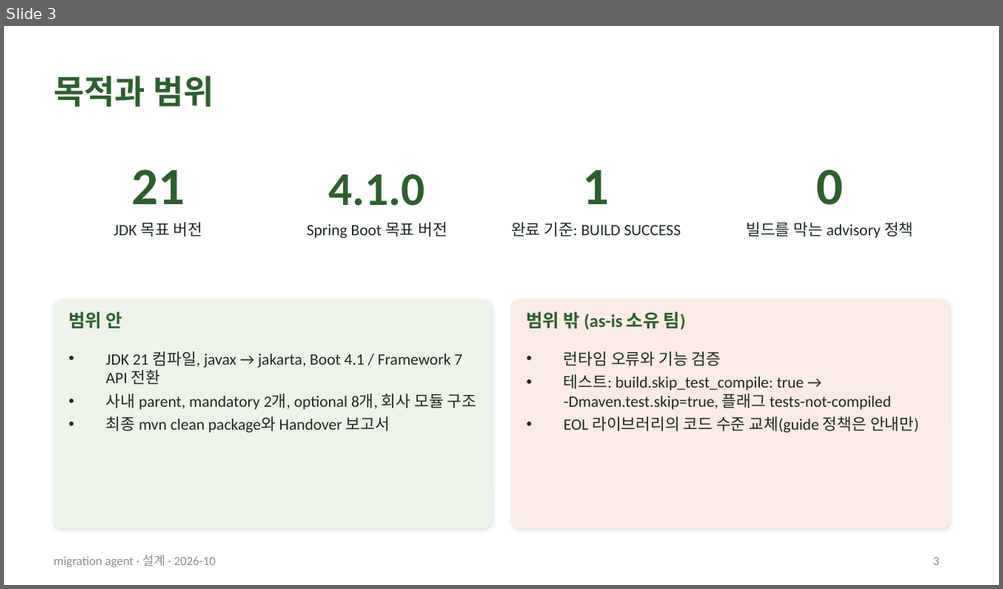
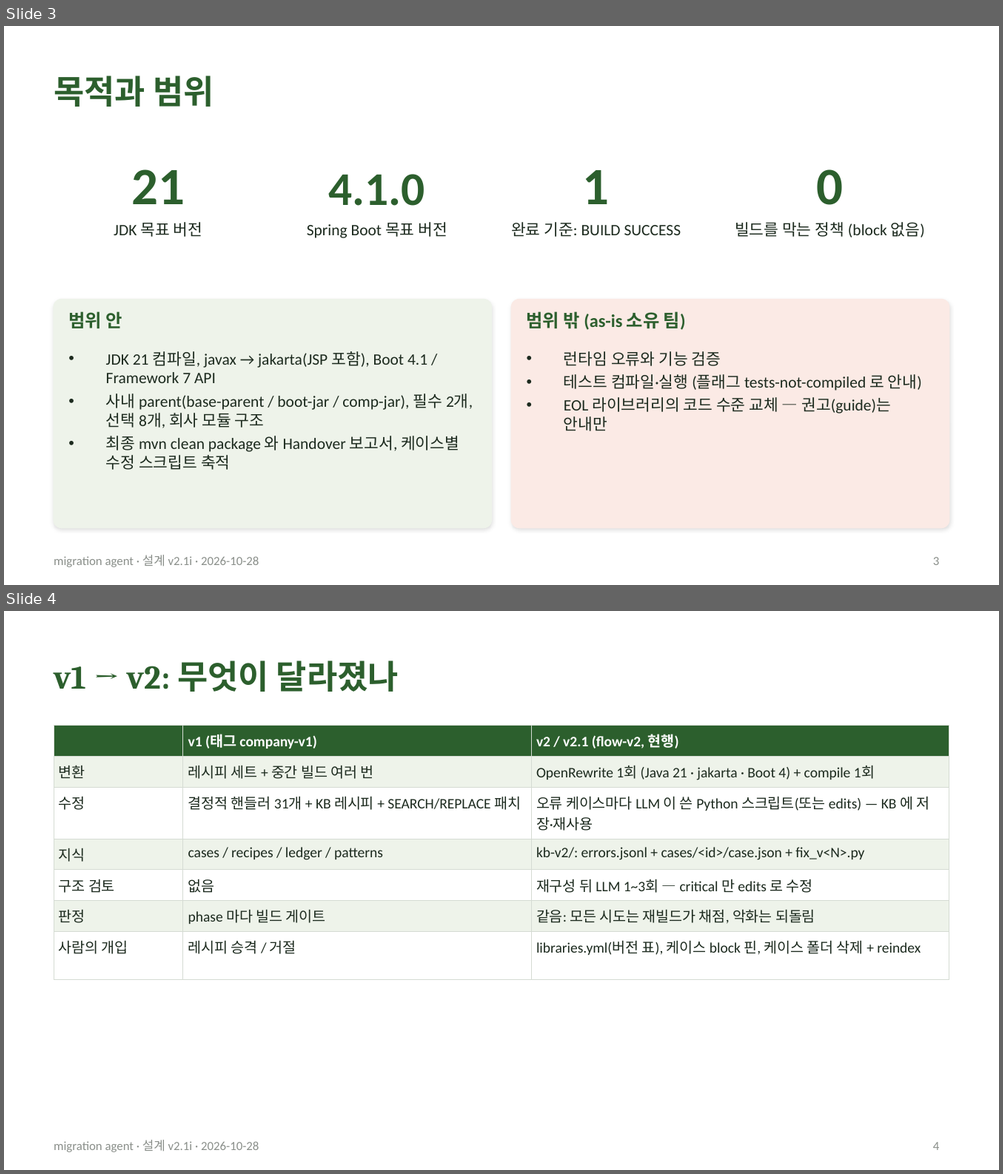
Before and after one commit to acandiatale/tutu, a slide deck: docs/migration-agent/migration-agent.pptx. Shown one above the other, each under a label of ours: slide 3 before the commit, slides 3 and 4 after it. The pictures are 1003x589 and 1003x1174 pixels, drawn with LibreOffice and Linux fonts; fonts in the diff are those of the drawing. Boxes give left, top, right and bottom in pixels: in the first picture for what was removed or moved away, otherwise in the second. Text is boxed around its words. In the diff, an @@ line names an element or a change of style, - is before the commit and + after.

```diff
--- a/docs/migration-agent/migration-agent.pptx
+++ b/docs/migration-agent/migration-agent.pptx
@@ slide 4 added at bbox=[4, 611, 999, 1170], background #FFFFFF; not listed: 1 template element that a slide beside it also shows @@
@@ title added at bbox=[54, 661, 398, 692], 24 pt, text #2C5F2D, bold @@
+v1 → v2: 무엇이 달라졌나
@@ table added at bbox=[54, 726, 949, 958], 7 rows, 3 columns @@
+ | v1 (태그 company-v1) | v2 / v2.1 (flow-v2, 현행)
+변환 | 레시피 세트 + 중간 빌드 여러 번 | OpenRewrite 1회 (Java 21 · jakarta · Boot 4) + compile 1회
+수정 | 결정적 핸들러 31개 + KB 레시피 + SEARCH/REPLACE 패치 | 오류 케이스마다 LLM 이 쓴 Python 스크립트(또는 edits) — KB 에 저장·재사용
+지식 | cases / recipes / ledger / patterns | kb-v2/: errors.jsonl + cases/<id>/case.json + fix_v<N>.py
+구조 검토 | 없음 | 재구성 뒤 LLM 1~3회 — critical 만 edits 로 수정
+판정 | phase 마다 빌드 게이트 | 같음: 모든 시도는 재빌드가 채점, 악화는 되돌림
+사람의 개입 | 레시피 승격 / 거절 | libraries.yml(버전 표), 케이스 block 핀, 케이스 폴더 삭제 + reindex
@@ page number added at bbox=[933, 1142, 939, 1150], 9 pt, text #8A8F8A @@
+4
@@ slide 3 changed as well @@
@@ text at bbox=[734, 222, 925, 238]: text changed @@
-빌드를 막는 advisory 정책
+빌드를 막는 정책 (block 없음)
@@ text at bbox=[106, 352, 472, 470]: text changed @@
-• JDK 21 컴파일, javax → jakarta, Boot 4.1 / Framework 7 API 전환
-• 사내 parent, mandatory 2개, optional 8개, 회사 모듈 구조
-• 최종 mvn clean package와 Handover 보고서
+• JDK 21 컴파일, javax → jakarta(JSP 포함), Boot 4.1 / Framework 7 API
+• 사내 parent(base-parent / boot-jar / comp-jar), 필수 2개, 선택 8개, 회사 모듈 구조
+• 최종 mvn clean package 와 Handover 보고서, 케이스별 수정 스크립트 축적
@@ text at bbox=[563, 375, 922, 432]: text changed @@
-• 테스트: build.skip_test_compile: true → -Dmaven.test.skip=true, 플래그 tests-not-compiled
-• EOL 라이브러리의 코드 수준 교체(guide 정책은 안내만)
+• 테스트 컴파일·실행 (플래그 tests-not-compiled 로 안내)
+• EOL 라이브러리의 코드 수준 교체 — 권고(guide)는 안내만
@@ text at bbox=[54, 555, 259, 568]: text changed @@
-migration agent · 설계 · 2026-10
+migration agent · 설계 v2.1i · 2026-10-28
```
Also in this commit, not shown: 9 other slides changed, 26 other slides added, 35 slides removed, 31 other files.
